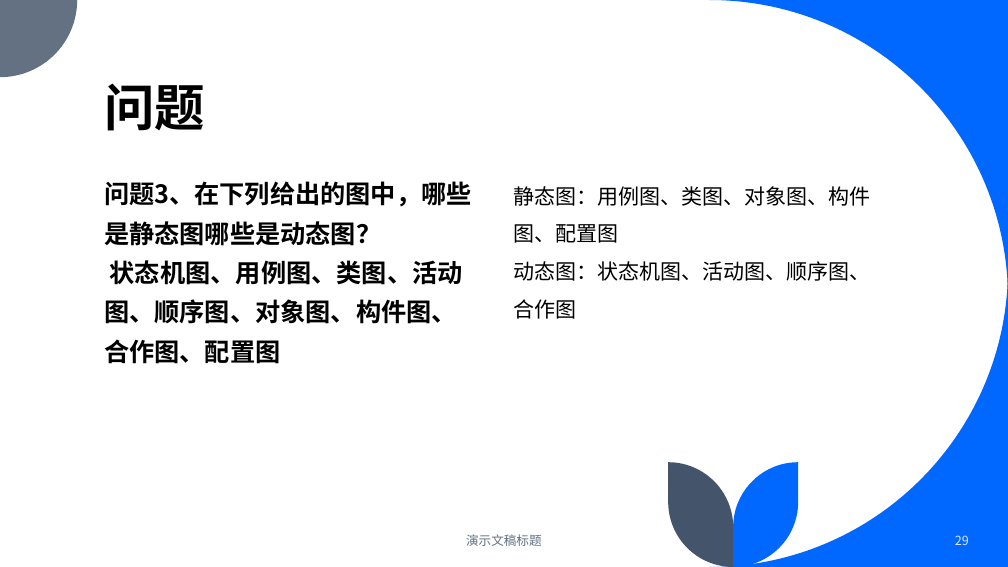
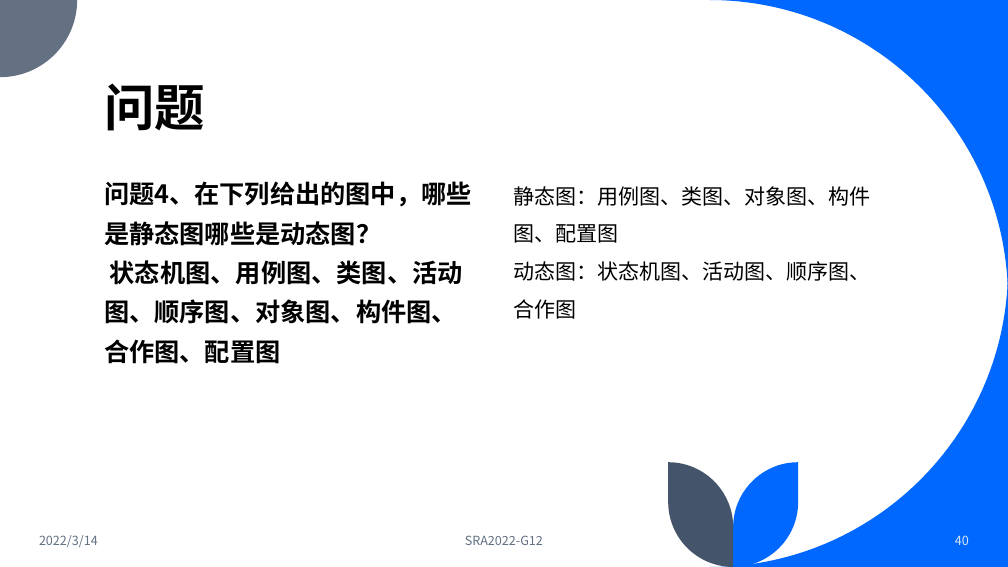
Before and after one commit to dreamtrueqaq/SRA2022-G12, a slide deck: slide 40 of 非受控文档/翻转课堂/UML概述.pptx (slide 29 before the commit). Drawn at 1008x567 pixels with LibreOffice and Linux fonts; fonts in the diff are those of the drawing. Boxes give left, top, right and bottom in pixels: in the first picture for what was removed or moved away, otherwise in the second. Text is boxed around its words. In the diff, an @@ line names an element or a change of style, - is before the commit and + after.

```diff
--- a/非受控文档/翻转课堂/UML概述.pptx
+++ b/非受控文档/翻转课堂/UML概述.pptx
@@ text at box(104, 181, 472, 246): text changed @@
-问题3、在下列给出的图中，哪些是静态图哪些是动态图？
+问题4、在下列给出的图中，哪些是静态图哪些是动态图？
@@ text added at box(39, 535, 98, 547), 12 pt, text #637183 @@
+2022/3/14
@@ text at box(465, 535, 543, 545): text changed @@
-演示文稿标题
+SRA2022-G12
@@ page number at box(955, 535, 969, 545): text changed @@
-29
+40
```
Also in this commit, not shown: 29 other slides changed, 10 slides added.
